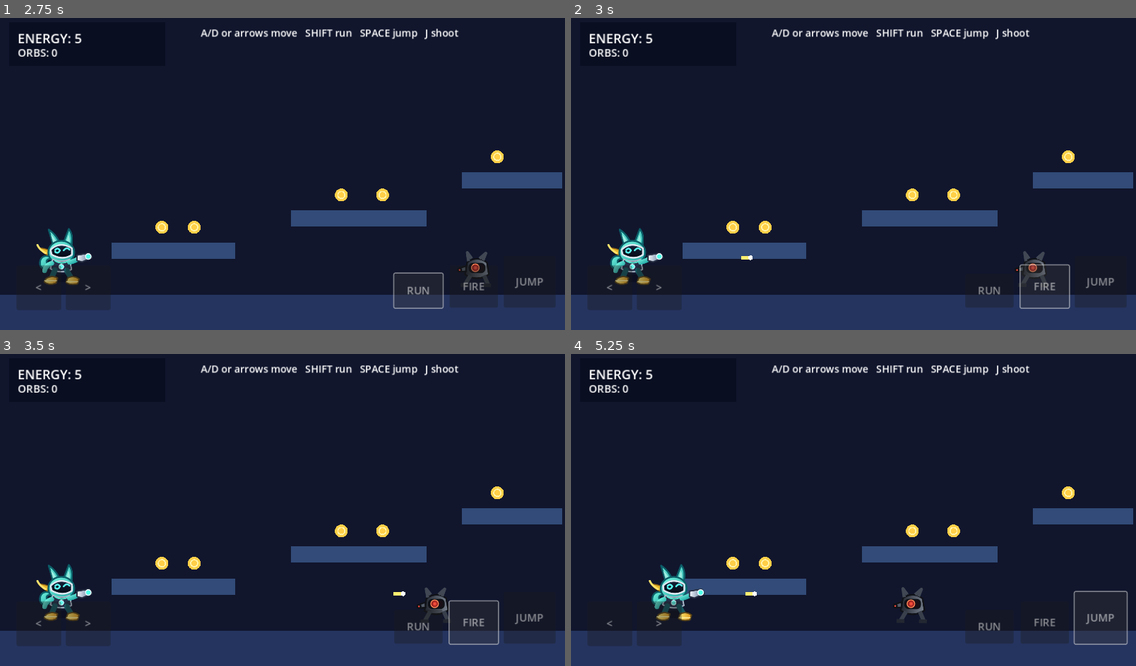
Above: before the commit, frames 1-4 (two rows, left to right).
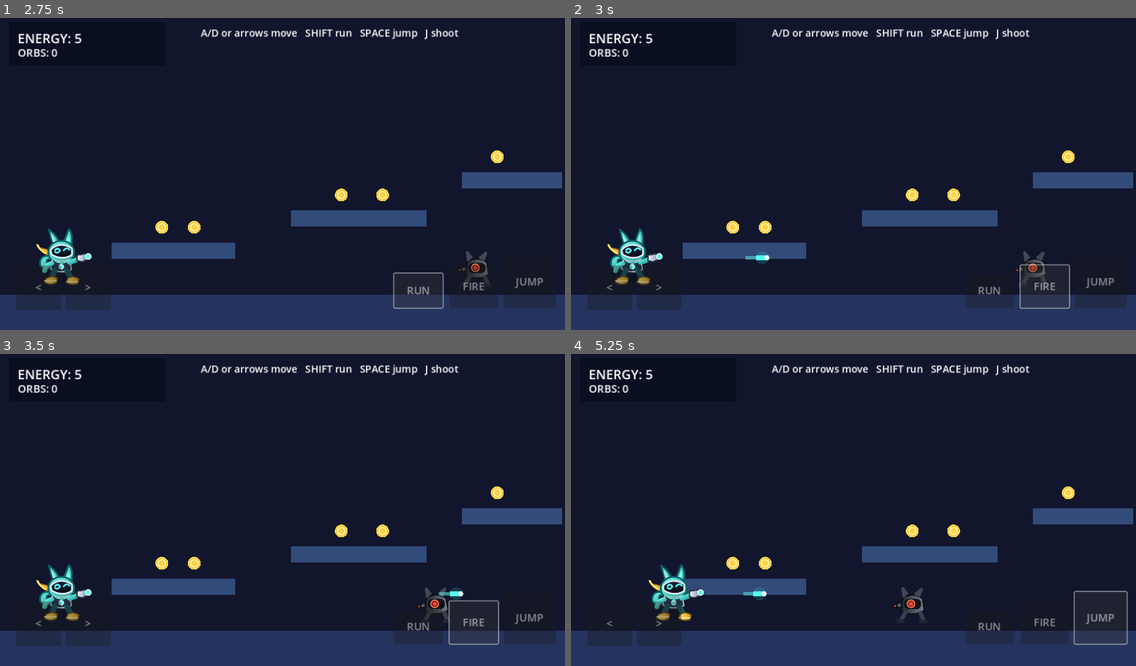
Above: after the commit, the same moments.

Repository: ilia55555/game-2D
Game: Godot game, scene res://scenes/main.tscn
The game is run twice, just before and just after one commit, with the same random seed, the same clock (stepped at 60 frames per second) and the same inputs.
Inputs:
- Up to frame 1 (2.75 s): click "<" at 0.5 s; click ">" at 1.25 s; click "RUN" at 2 s
- Up to frame 2 (3 s): click "FIRE" at 2.75 s
- Up to frame 3 (3.5 s): no input
- Up to frame 4 (5.25 s): click "JUMP" at 3.5 s; hold Shift 4.28-5.03 s; hold D from 4.28 s (still down); tap Space at 4.52 s; tap J at 5.1 s

Frame 1 is identical in both runs. In frame 2, 0.1% of the frame differs, in the area x 30-36%, y 74-80%; in frame 3, 0.1%, in the area x 69-82%, y 74-80%; in frame 4, 0.1%.
Error in both runs: Invalid assignment of property or key 'text' with value of type 'String' on a base object of type 'Nil'. (res://scripts/main.gd:161)

Commit message:
بهبود تیر و افکت انرژی

Diff:
--- a/scripts/bullet.gd
+++ b/scripts/bullet.gd
@@ -2,18 +2,27 @@
 class_name Bullet
 
 var direction := 1.0
-var speed := 760.0
-var lifetime := 1.5
+var speed := 900.0
+var lifetime := 1.6
 var damage := 1
+var trail: Line2D
 
 func _ready() -> void:
 	collision_layer = 8
 	collision_mask = 4
-	var shape := CollisionShape2D.new()
-	var rect := RectangleShape2D.new()
-	rect.size = Vector2(14, 6)
-	shape.shape = rect
-	add_child(shape)
+
+	var shape_node := CollisionShape2D.new()
+	var shape := RectangleShape2D.new()
+	shape.size = Vector2(22, 8)
+	shape_node.shape = shape
+	add_child(shape_node)
+
+	trail = Line2D.new()
+	trail.width = 5.0
+	trail.default_color = Color(0.38, 1.0, 0.94, 0.48)
+	trail.points = PackedVector2Array([Vector2(-28.0 * direction, 0), Vector2.ZERO])
+	add_child(trail)
+
 	body_entered.connect(_on_body_entered)
 	queue_redraw()
 
@@ -29,5 +38,6 @@
 		queue_free()
 
 func _draw() -> void:
-	draw_rect(Rect2(Vector2(-8,-3), Vector2(16,6)), Color("ffef70"), true)
-	draw_circle(Vector2(8 * direction, 0), 4.0, Color("ffffff"))
+	draw_circle(Vector2.ZERO, 11.0, Color(0.22, 1.0, 0.92, 0.15))
+	draw_rect(Rect2(Vector2(-11,-4), Vector2(22,8)), Color("4fffe9"), true)
+	draw_circle(Vector2(8 * direction, 0), 4.2, Color("f1ffff"))
